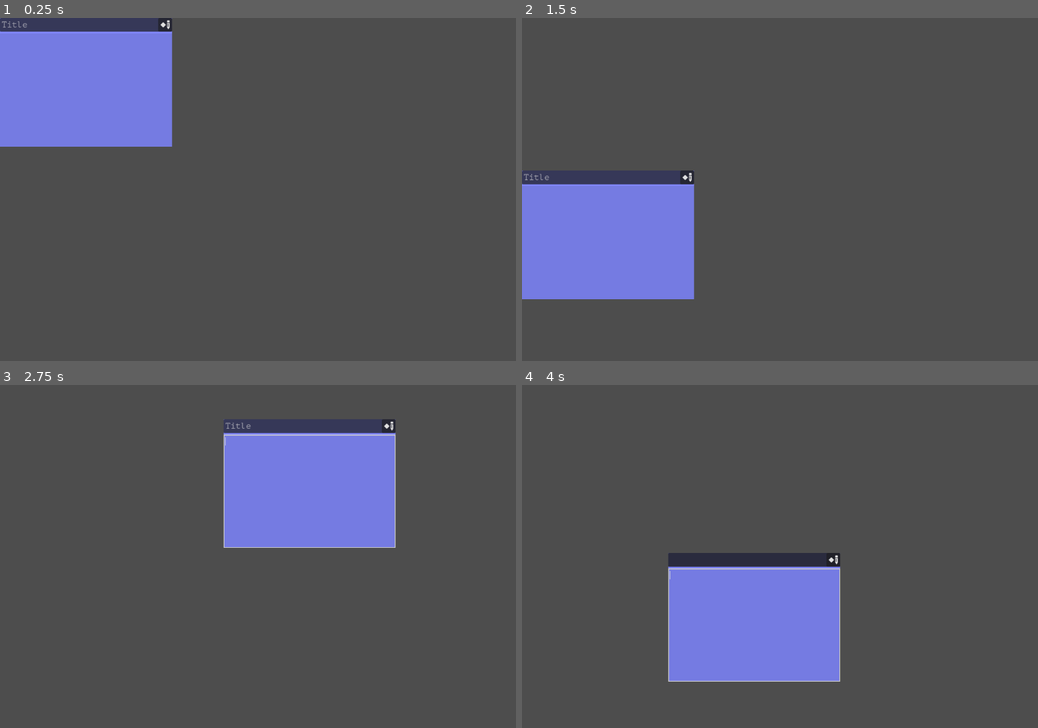
Above: before the commit, frames 1-4 (two rows, left to right).
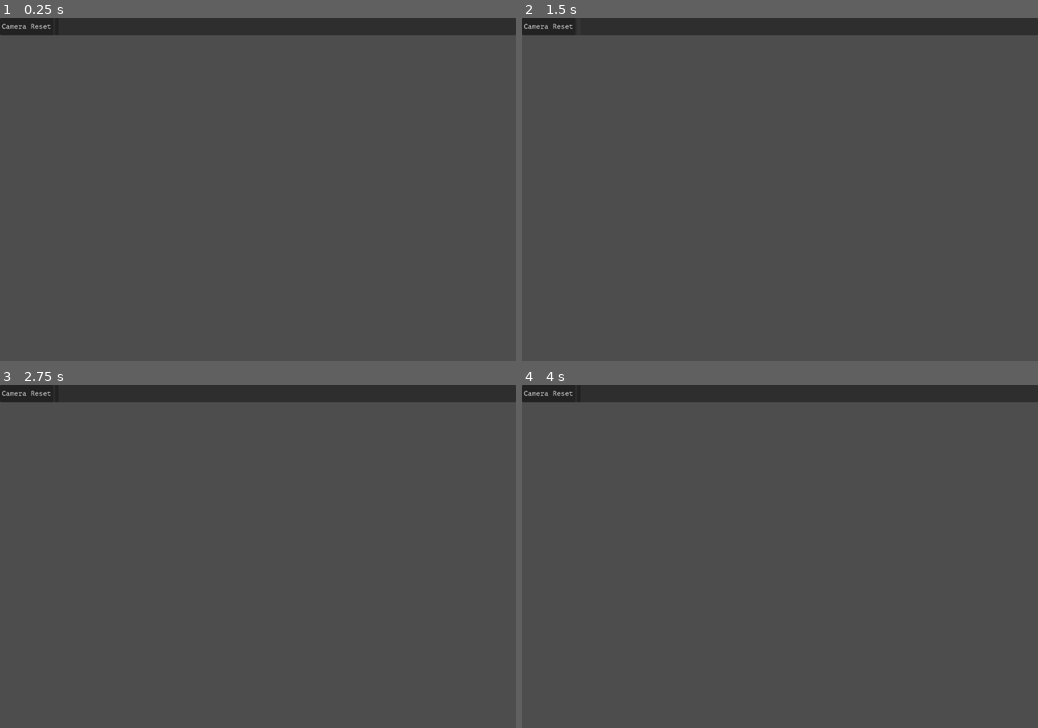
Above: after the commit, the same moments.

Repository: BudgetKvasir/timeline
Game: Godot game, scene res://main.tscn
The game is run twice, just before and just after one commit, with the same random seed, the same clock (stepped at 60 frames per second) and the same inputs.
Inputs (mouse positions are in pixels of both pictures, inside the frame that each line leads up to):
- Up to frame 1 (0.25 s): no input
- Up to frame 2 (1.5 s): click (547, 24) at 0.5 s, where only the run after the commit has a clickable "Camera Reset"; click (578, 24) at 1.27 s
- Up to frame 3 (2.75 s): tap Enter at 2 s; drag from (87, 679) to (309, 481) at 2.02 s
- Up to frame 4 (4 s): click (909, 426) at 2.77 s; tap Space at 3.5 s; drag from (831, 491) to (754, 625) at 3.52 s

The runs differ from the first frame. In frame 1, 16% of the frame differs, in the area x 0-100%, y 0-38%; in frame 2, 16%; in frame 3, 16%; in frame 4, 17%, in the area x 0-100%, y 0-87%.

Commit message:
Restructured the camera system and added a HUD with a button to reset camera position. Changed root node in main scene to a basic Node instead of a control node.

Diff:
--- /dev/null
+++ b/main.gd
@@ -0,0 +1,17 @@
+extends Node
+
+@export var Card: PackedScene
+
+# Called when the node enters the scene tree for the first time.
+func _ready() -> void:
+	pass # Replace with function body.
+
+
+# Called every frame. 'delta' is the elapsed time since the previous frame.
+func _process(delta: float) -> void:
+	pass
+
+
+func _on_add_card_pressed() -> void:
+	var card = Card.instantiate()
+	pass # Replace with function body.
--- a/main.tscn
+++ b/main.tscn
@@ -1,19 +1,38 @@
 [gd_scene format=3 uid="uid://btq5jcgcr7ud2"]
 
 [ext_resource type="Script" uid="uid://c6xkra0ypa6si" path="res://main_cam.gd" id="1_0xm2m"]
+[ext_resource type="Script" uid="uid://1cavxtu8h37v" path="res://main.gd" id="1_h2yge"]
 [ext_resource type="PackedScene" uid="uid://bs6ud3cth06h3" path="res://card.tscn" id="1_ig7tw"]
 
-[node name="Main" type="Control" unique_id=2133242783]
-layout_mode = 3
-anchors_preset = 15
-anchor_right = 1.0
-anchor_bottom = 1.0
-grow_horizontal = 2
-grow_vertical = 2
+[node name="Main" type="Node" unique_id=1216544601]
+script = ExtResource("1_h2yge")
+Card = ExtResource("1_ig7tw")
 
-[node name="MainCam" type="Camera2D" parent="." unique_id=1636247922]
+[node name="MainCam" type="Camera2D" parent="." unique_id=1742179741]
 anchor_mode = 0
 script = ExtResource("1_0xm2m")
 
-[node name="Card" parent="." unique_id=1225725845 instance=ExtResource("1_ig7tw")]
-layout_mode = 0
+[node name="MenuHUD" type="CanvasLayer" parent="." unique_id=1912710791]
+
+[node name="MenuMargin" type="MarginContainer" parent="MenuHUD" unique_id=1282012610]
+custom_minimum_size = Vector2(0, 40)
+anchors_preset = 10
+anchor_right = 1.0
+offset_bottom = 40.0
+grow_horizontal = 2
+
+[node name="MenuBar" type="PanelContainer" parent="MenuHUD/MenuMargin" unique_id=339490346]
+layout_mode = 2
+
+[node name="Buttons" type="HBoxContainer" parent="MenuHUD/MenuMargin/MenuBar" unique_id=1741377260]
+layout_mode = 2
+
+[node name="CamPosReset" type="Button" parent="MenuHUD/MenuMargin/MenuBar/Buttons" unique_id=1873565196]
+layout_mode = 2
+text = "Camera Reset"
+
+[node name="AddCard" type="Button" parent="MenuHUD/MenuMargin/MenuBar/Buttons" unique_id=1055497424]
+layout_mode = 2
+
+[connection signal="pressed" from="MenuHUD/MenuMargin/MenuBar/Buttons/CamPosReset" to="MainCam" method="_on_cam_pos_reset_pressed"]
+[connection signal="pressed" from="MenuHUD/MenuMargin/MenuBar/Buttons/AddCard" to="." method="_on_add_card_pressed"]
--- a/main_cam.gd
+++ b/main_cam.gd
@@ -29,20 +29,22 @@
 	# top_margin=15 mouse.y=10 want speed_mod=.33333
 		# (top_margin - mouse.y) / edge_range
 	var mouse_pos = get_local_mouse_position()
-# # # # # # Vertical edge detection # # # # # # #
-	if mouse_pos.y < top_margin:
-		speed_mod = (top_margin - mouse_pos.y) / edge_range
-		position.y -= edge_speed * speed_mod
-	if mouse_pos.y > bottom_margin:
-		speed_mod = (mouse_pos.y - bottom_margin) / edge_range
-		position.y += edge_speed * speed_mod
- # # # # # Horizontal edge detection # # # # # #
-	if mouse_pos.x < left_margin:
-		speed_mod = (left_margin - mouse_pos.x) / edge_range
-		position.x -= edge_speed * speed_mod
-	if mouse_pos.x > right_margin:
-		speed_mod = (mouse_pos.x - right_margin) / edge_range
-		position.x += edge_speed * speed_mod
+	if Input.is_action_pressed("edge_scroll_enable"): # Make a signal from Card to enable edge
+		# scrolling if a card is held
+	# # # # # # Vertical edge detection # # # # # # #
+		if mouse_pos.y < top_margin:
+			speed_mod = (top_margin - mouse_pos.y) / edge_range
+			position.y -= edge_speed * speed_mod
+		if mouse_pos.y > bottom_margin:
+			speed_mod = (mouse_pos.y - bottom_margin) / edge_range
+			position.y += edge_speed * speed_mod
+	 # # # # # Horizontal edge detection # # # # # #
+		if mouse_pos.x < left_margin:
+			speed_mod = (left_margin - mouse_pos.x) / edge_range
+			position.x -= edge_speed * speed_mod
+		if mouse_pos.x > right_margin:
+			speed_mod = (mouse_pos.x - right_margin) / edge_range
+			position.x += edge_speed * speed_mod
 	# Camera controls with arrow keys w/ modifier
 	if Input.is_action_pressed("speed"):
 		speed_mod = 2
@@ -55,4 +57,10 @@
 	if Input.is_action_pressed("mv_down"):
 		position.y += arrow_speed * speed_mod
 	speed_mod = 1
+
 	pass
+
+
+func _on_cam_pos_reset_pressed() -> void:
+	position = Vector2(0,0)
+	pass # Replace with function body.
--- /dev/null
+++ b/menu.tscn
@@ -0,0 +1,26 @@
+[gd_scene format=3 uid="uid://bsesgkl4tr2mi"]
+
+[node name="Menu" type="Control" unique_id=1787418899]
+layout_mode = 3
+anchors_preset = 15
+anchor_right = 1.0
+anchor_bottom = 1.0
+grow_horizontal = 2
+grow_vertical = 2
+
+[node name="MenuMargin" type="MarginContainer" parent="." unique_id=1861352496]
+custom_minimum_size = Vector2(0, 40)
+layout_mode = 1
+anchors_preset = 10
+anchor_right = 1.0
+grow_horizontal = 2
+
+[node name="MenuBar" type="PanelContainer" parent="MenuMargin" unique_id=97277376]
+layout_mode = 2
+
+[node name="Buttons" type="HBoxContainer" parent="MenuMargin/MenuBar" unique_id=436964028]
+layout_mode = 2
+
+[node name="CamPosReset" type="Button" parent="MenuMargin/MenuBar/Buttons" unique_id=718924375]
+layout_mode = 2
+text = "Camera Reset"
--- /dev/null
+++ b/mini_cam.gd
@@ -0,0 +1,12 @@
+extends Camera2D
+
+
+# Called when the node enters the scene tree for the first time.
+func _ready() -> void:
+
+	pass # Replace with function body.
+
+
+# Called every frame. 'delta' is the elapsed time since the previous frame.
+func _process(delta: float) -> void:
+	pass
--- a/project.godot
+++ b/project.godot
@@ -23,7 +23,7 @@
 
 [editor_plugins]
 
-enabled=PackedStringArray()
+enabled=PackedStringArray("res://addons/ui_outlines/plugin.cfg")
 
 [gui]
 
@@ -56,6 +56,11 @@
 "events": [Object(InputEventKey,"resource_local_to_scene":false,"resource_name":"","device":-1,"window_id":0,"alt_press …(195 unchanged characters)…
 ]
 }
+edge_scroll_enable={
+"deadzone": 0.2,
+"events": [Object(InputEventKey,"resource_local_to_scene":false,"resource_name":"","device":-1,"window_id":0,"alt_pressed":false,"shift_pressed":false,"ctrl_pressed":false,"meta_pressed":false,"pressed":false,"keycode":0,"physical_keycode":4194328,"key_label":0,"unicode":0,"location":0,"echo":false,"script":null)
+]
+}
 
 [physics]
 
--- /dev/null
+++ b/sub_viewport.gd
@@ -0,0 +1,12 @@
+extends SubViewport
+
+
+# Called when the node enters the scene tree for the first time.
+func _ready() -> void:
+	world_2d = get_tree().current_scene.get_viewport().world_2d
+	pass # Replace with function body.
+
+
+# Called every frame. 'delta' is the elapsed time since the previous frame.
+func _process(delta: float) -> void:
+	pass
Not shown, added: main.gd.uid
Not shown, added: mini_cam.gd.uid
Not shown, added: sub_viewport.gd.uid
